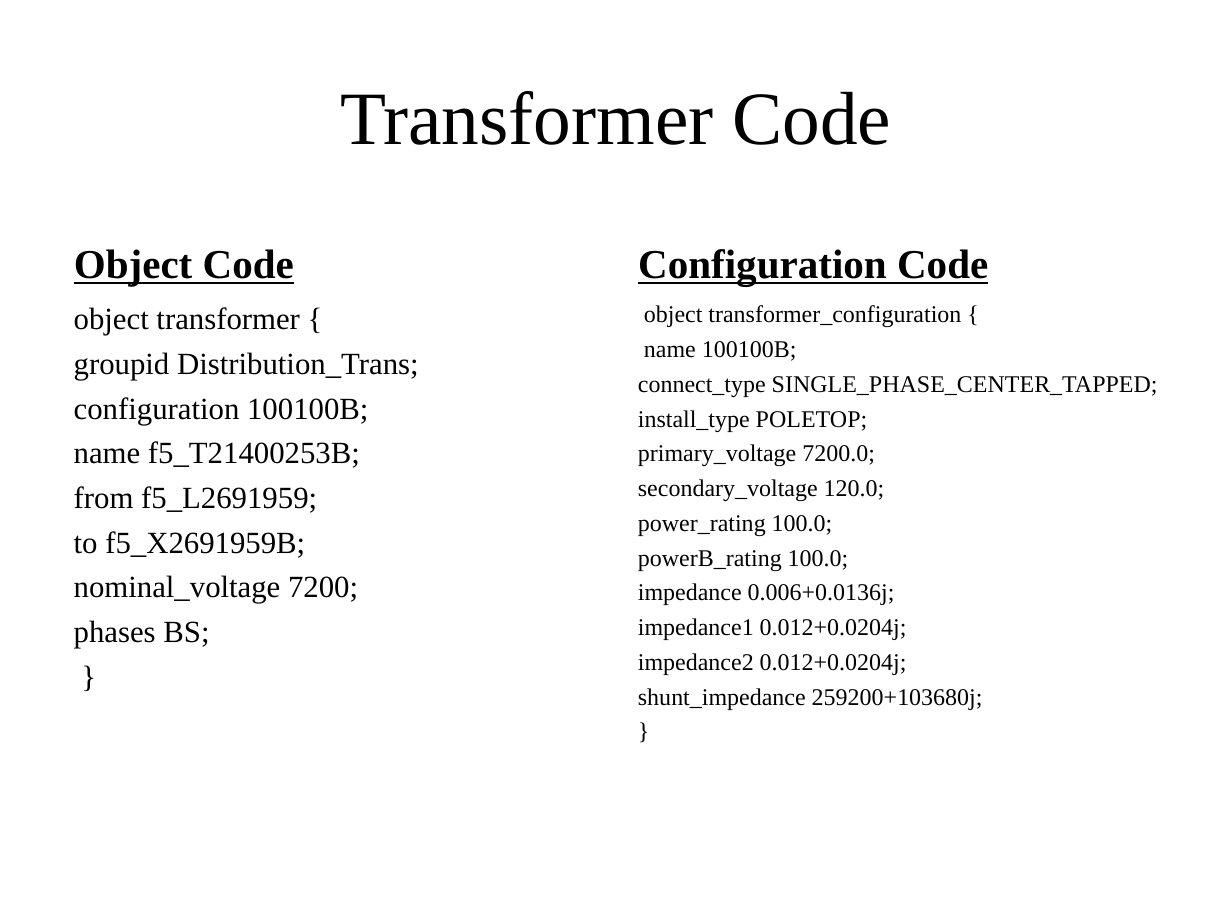
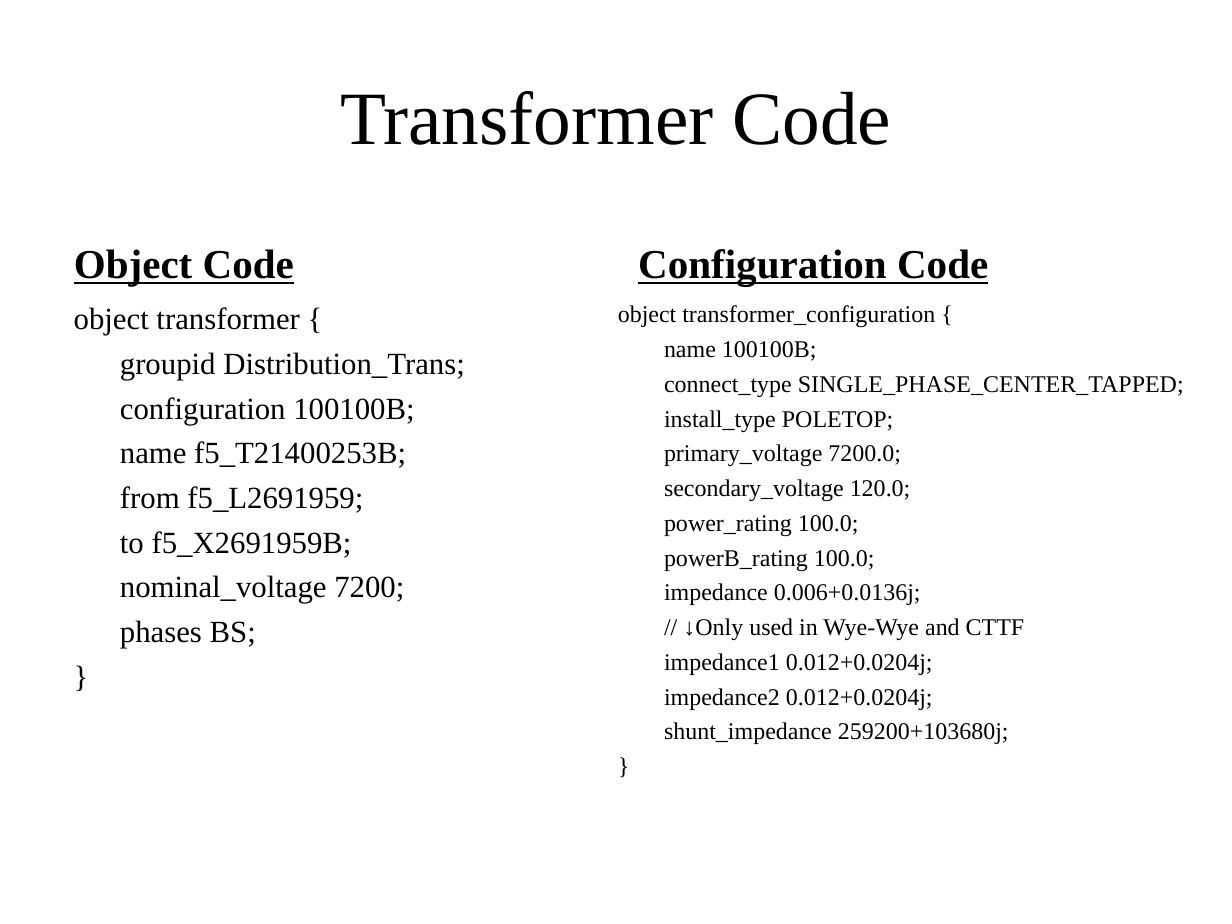
Before and after one commit to gridlab-d/course, a slide deck: slide 18 of FourDayCourse/4.1 - Powerflow Module.ppt. Drawn at 1232x924 pixels with LibreOffice and Linux fonts; fonts in the diff are those of the drawing. Boxes give left, top, right and bottom in pixels: in the first picture for what was removed or moved away, otherwise in the second. Text is boxed around its words. In the diff, an @@ line names an element or a change of style, - is before the commit and + after.

```diff
--- a/FourDayCourse/4.1 - Powerflow Module.ppt
+++ b/FourDayCourse/4.1 - Powerflow Module.ppt
@@ text "object transformer {" rewrapped from bbox=[74, 307, 419, 648] to bbox=[74, 307, 465, 648] @@
@@ text "object transformer_configuration {": place and size @@
-text "object transformer_configuration {" at bbox=[638, 305, 1158, 710]
+text "object transformer_configuration {" at bbox=[618, 305, 1184, 744]
@@ text at bbox=[683, 618, 1025, 640]: paragraph added @@
+// ↓Only used in Wye-Wye and CTTF
```
Also in this commit, not shown: 30 other slides changed, 2 slides added, 5 slides removed.
